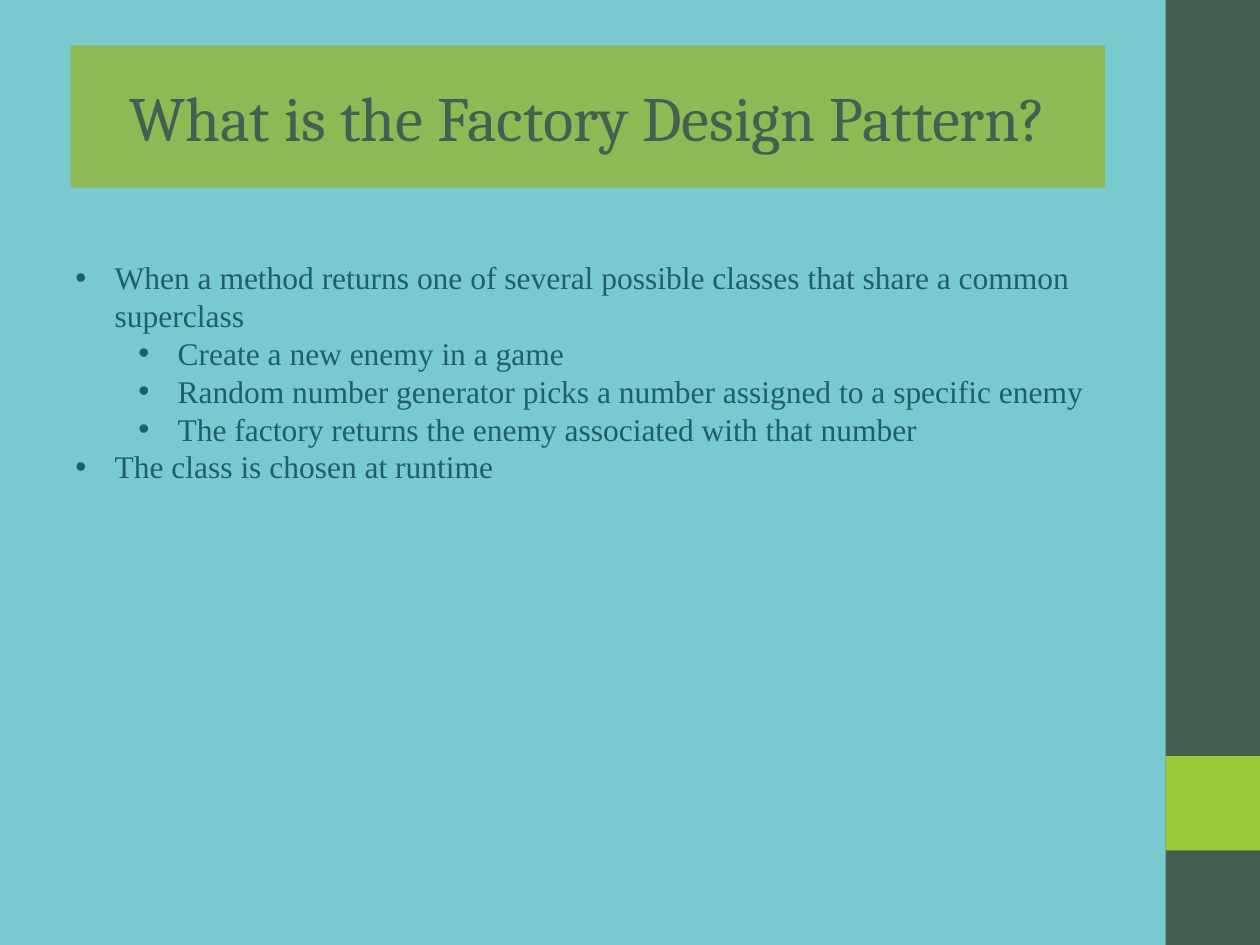
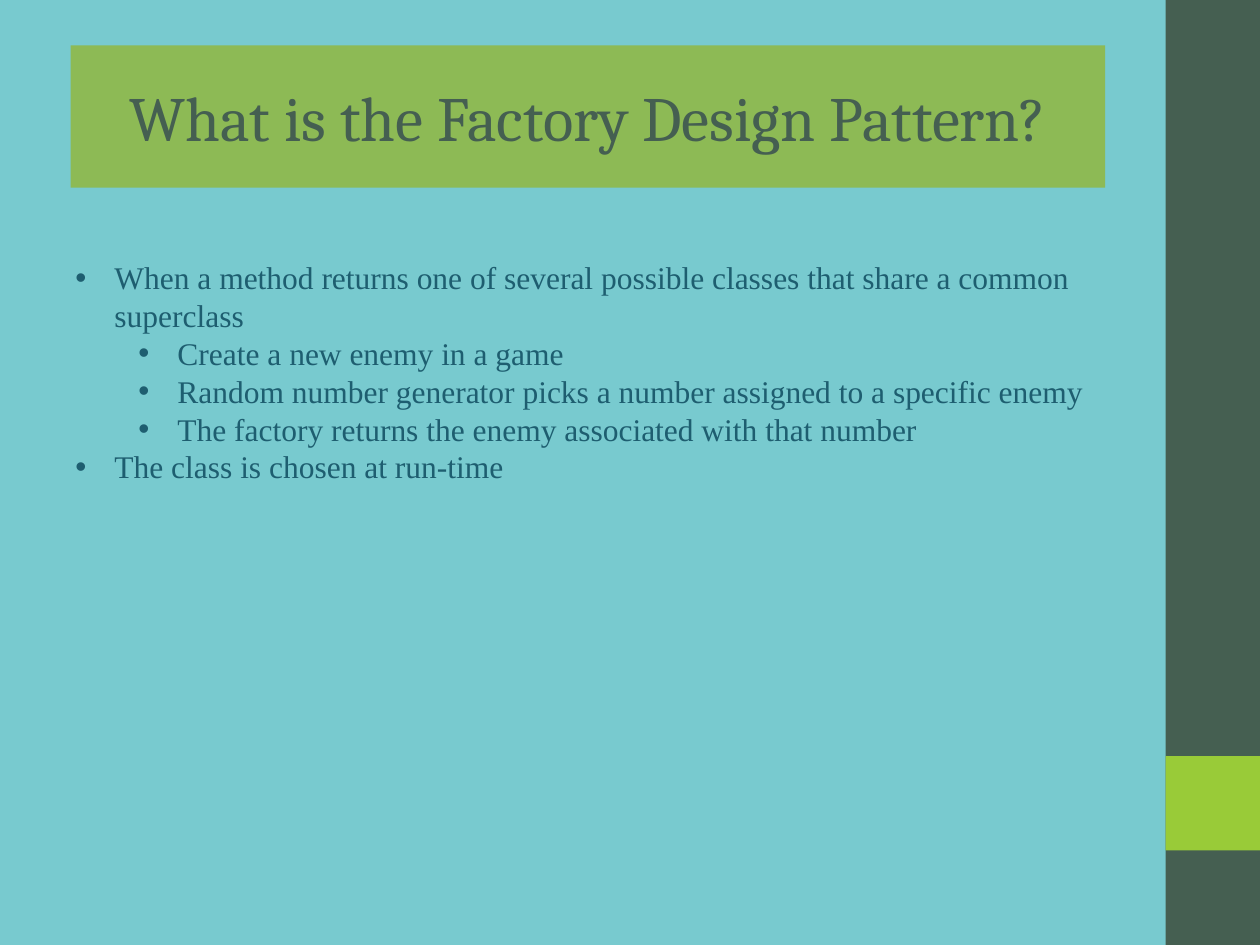
Before and after one commit to rzuniga64/java, a slide deck: slide 1 of design_patterns/src/creational/factory/docs/factory.ppt. Drawn at 1260x945 pixels with LibreOffice and Linux fonts; fonts in the diff are those of the drawing. Boxes give left, top, right and bottom in pixels: in the first picture for what was removed or moved away, otherwise in the second. Text is boxed around its words. In the diff, an @@ line names an element or a change of style, - is before the commit and + after.

```diff
--- a/design_patterns/src/creational/factory/docs/factory.ppt
+++ b/design_patterns/src/creational/factory/docs/factory.ppt
@@ text at (114, 456, 503, 478): text changed @@
-• The class is chosen at runtime
+• The class is chosen at run-time
```
Also in this commit, not shown: 9 other files.
